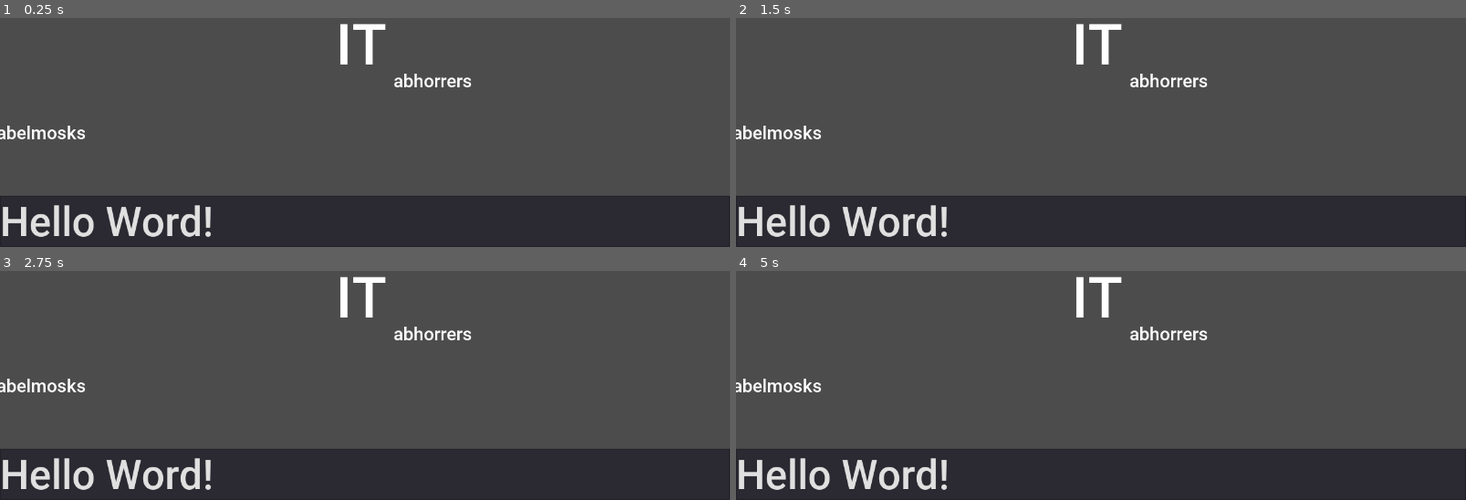
Above: before the commit, frames 1-4 (two rows, left to right).
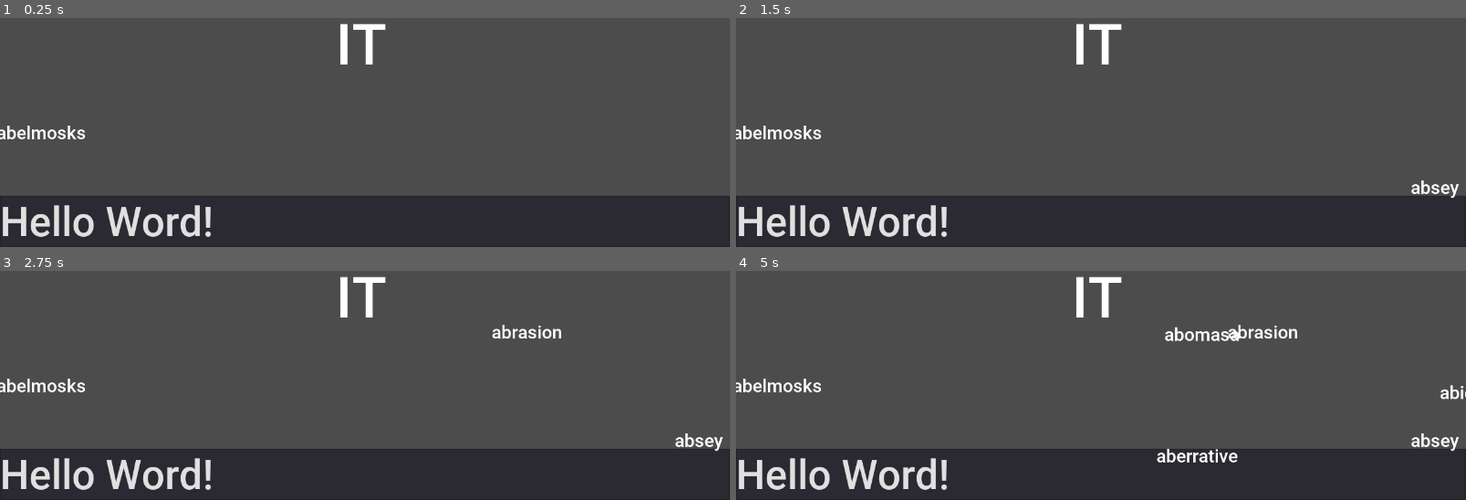
Above: after the commit, the same moments.

Repository: Hedgy134117/ld46
Game: Godot game, scene res://src/Scenes/Main.tscn
Same seed, same stepped clock (60 frames per second), same inputs: the game is played once before the commit and once after it.
Inputs:
- Up to frame 1 (0.25 s): no input
- Up to frame 2 (1.5 s): tap Enter at 0.5 s; tap Space at 1.25 s
- Up to frame 3 (2.75 s): tap Enter at 2 s
- Up to frame 4 (5 s): tap Space at 2.75, 4.25 s; tap Enter at 3.5 s

The runs differ from the first frame. In frame 1, 0.3% of the frame differs, in the area x 54-65%, y 24-31%; in frame 2, 0.5%; in frame 3, 0.8%; in frame 4, 1.4%, in the area x 54-100%, y 23-84%.

Commit message:
finished word spawning

Diff:
--- a/src/Objects/Word.gd
+++ b/src/Objects/Word.gd
@@ -10,7 +10,6 @@
 	var index = randi() % 1000
 
 	var lineCounter = 0
-	print(index)
 	while not f.eof_reached():
 		word = f.get_line()
 		if lineCounter == index:
--- a/src/Objects/WordSpawner.gd
+++ b/src/Objects/WordSpawner.gd
@@ -1,15 +1,12 @@
 extends Control
-
-
-
-
-func _ready() -> void:
-	spawn_word()
 
 
 func spawn_word() -> void:
 	var obj = load("res://src/Objects/Word.tscn")
 	obj = obj.instance()
-	obj.set_word_position(Vector2(50, 50))
+	obj.set_word_position(Vector2(randi() % 640, randi() % 360))
 	get_node("/root/").call_deferred("add_child", obj)
-	print_tree()
+
+
+func _on_Timer_timeout() -> void:
+	spawn_word()
--- a/src/Objects/WordSpawner.tscn
+++ b/src/Objects/WordSpawner.tscn
@@ -9,3 +9,7 @@
 __meta__ = {
 "_edit_use_anchors_": false
 }
+
+[node name="Timer" type="Timer" parent="."]
+autostart = true
+[connection signal="timeout" from="Timer" to="." method="_on_Timer_timeout"]
